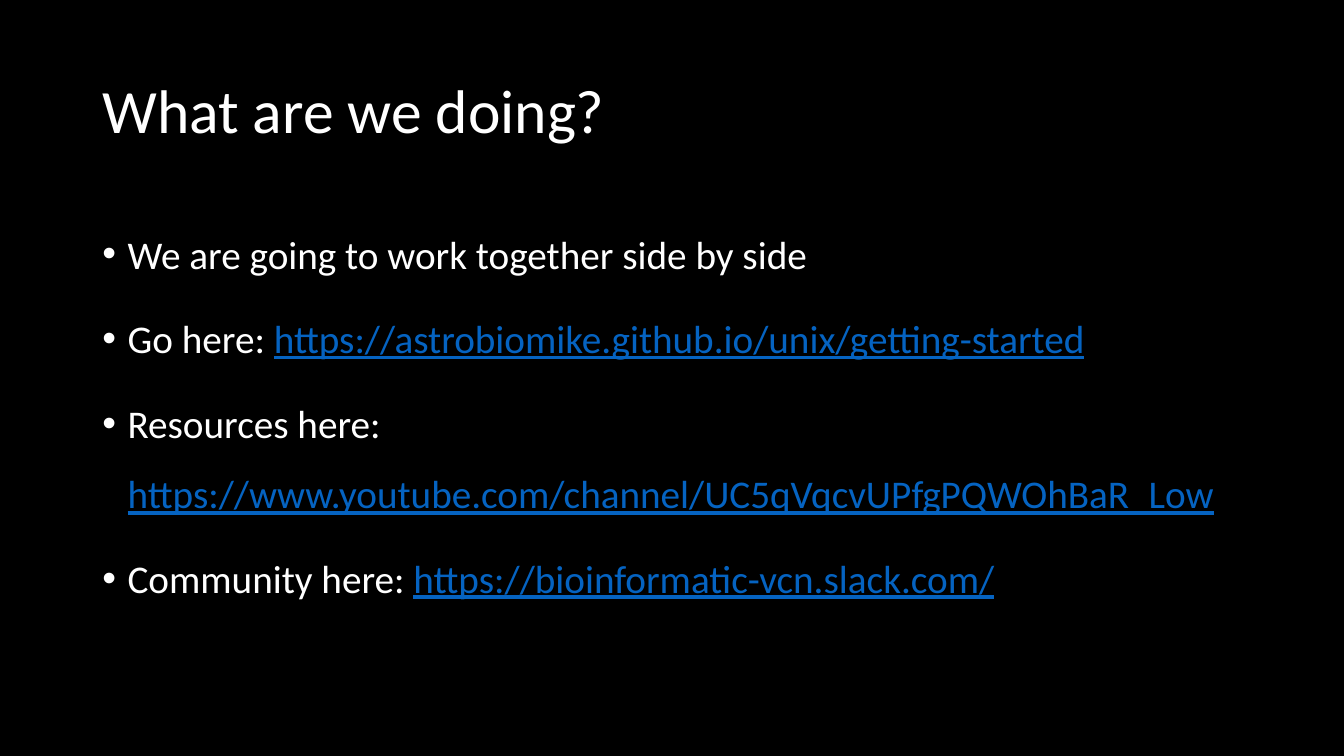
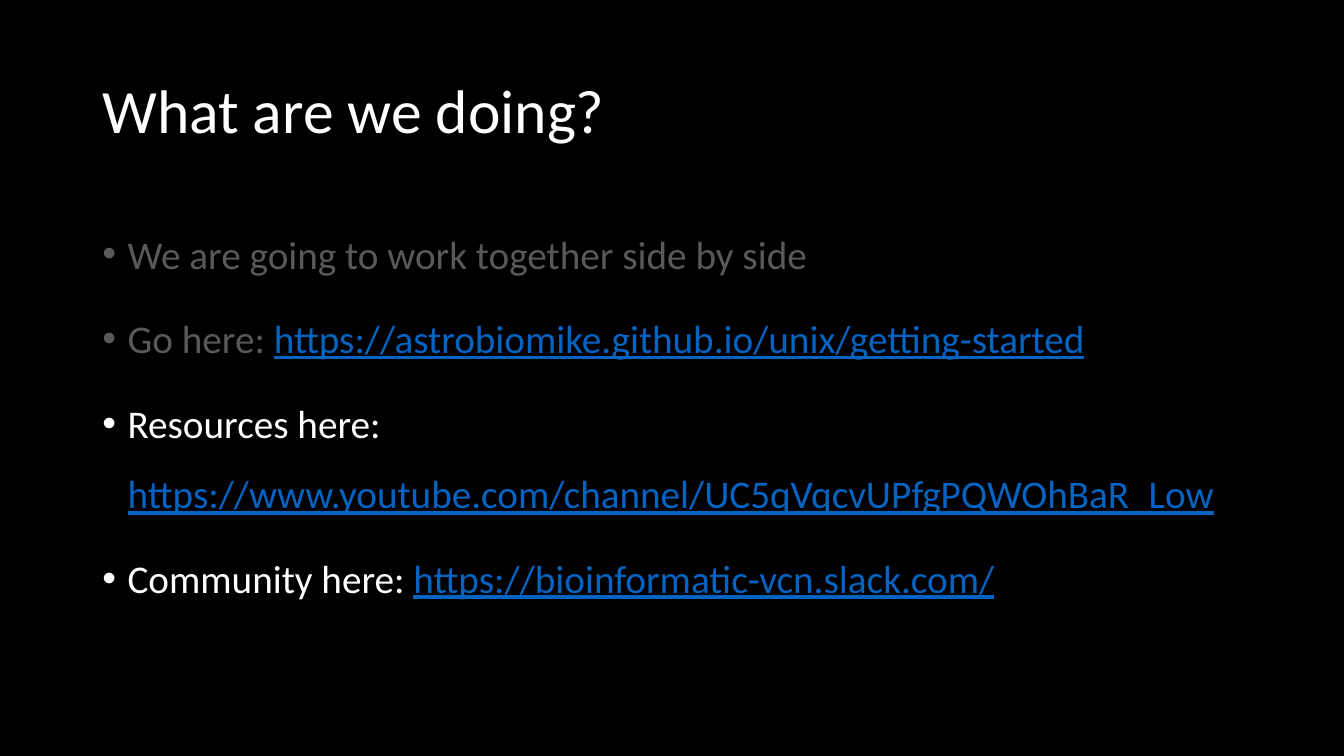
Before and after one commit to madmolecularman/MARC-Summer-2020, a slide deck: slide 9 of resources/coding/coding_necessities.pptx (slide 7 before the commit). Drawn at 1344x756 pixels with LibreOffice and Linux fonts; fonts in the diff are those of the drawing. Boxes give left, top, right and bottom in pixels: in the first picture for what was removed or moved away, otherwise in the second. Text is boxed around its words. In the diff, an @@ line names an element or a change of style, - is before the commit and + after.

```diff
--- a/resources/coding/coding_necessities.pptx
+++ b/resources/coding/coding_necessities.pptx
@@ text at <box>128,242,1085,360</box>: text colour #FFFFFF to #595959 in "We are going to work together side ...", "Go here:" @@
```
Also in this commit, not shown: 3 slides added, 3 other files.
